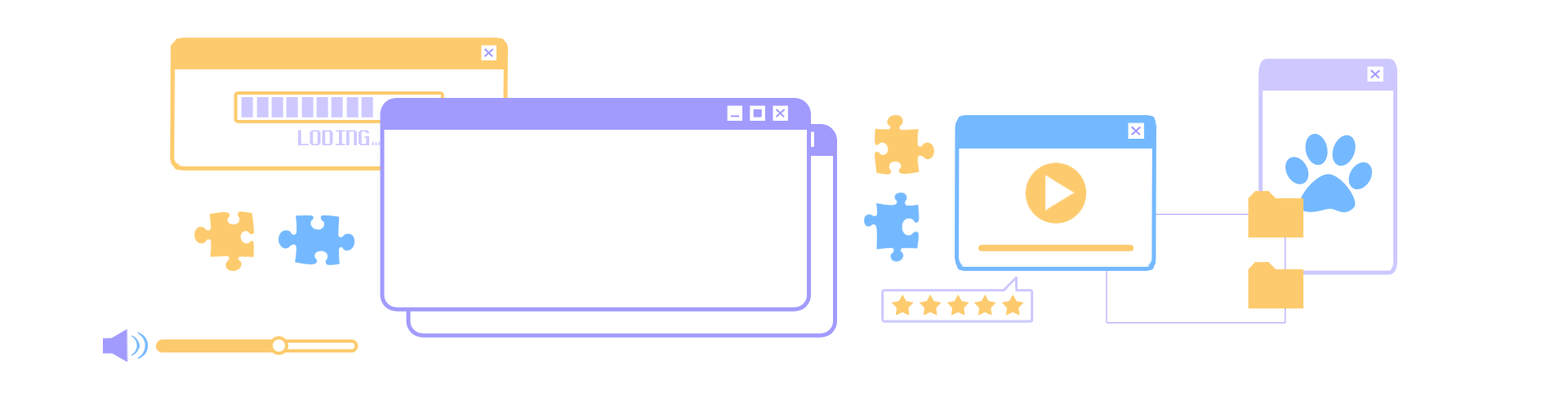
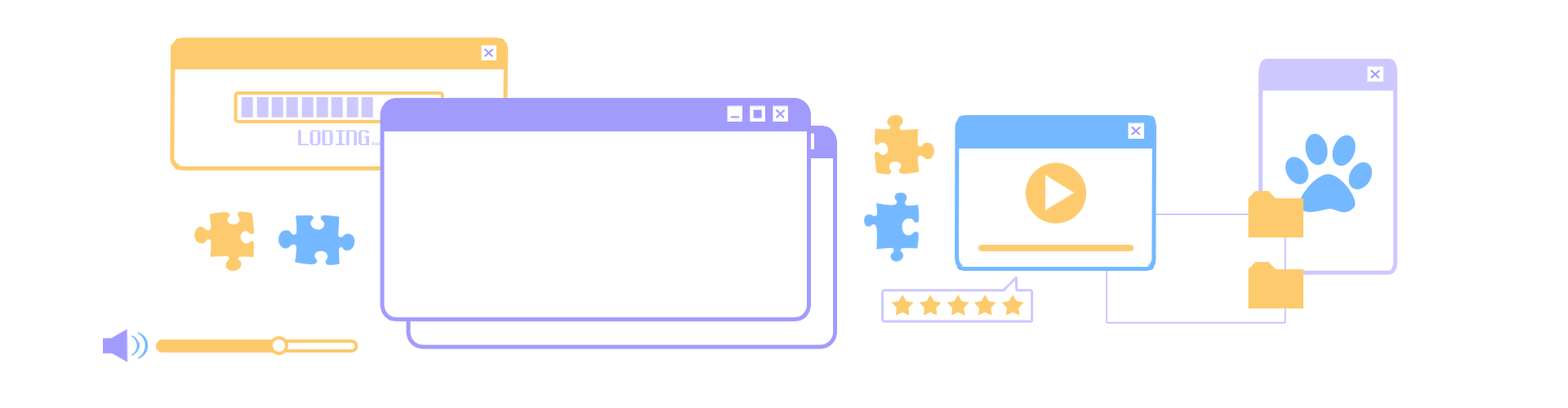
The second (1568, 408) image is a revision of the first. Changes to its layers:
painted on "네모" (1st of 3, in "큰창") over (726, 106, 789, 122)
painted on "뚜껑" (1st of 2, in "큰창") over (381, 99, 809, 132)
painted on "테두리" (1st of 3, in "큰창") over (383, 102, 807, 318)
painted on "네모" (2nd of 3, in "큰창 사본") over (810, 131, 815, 150)
painted on "뚜껑" (2nd of 2, in "큰창 사본") over (407, 124, 835, 159)
painted on "테두리" (2nd of 3, in "큰창 사본") over (409, 128, 833, 346)
